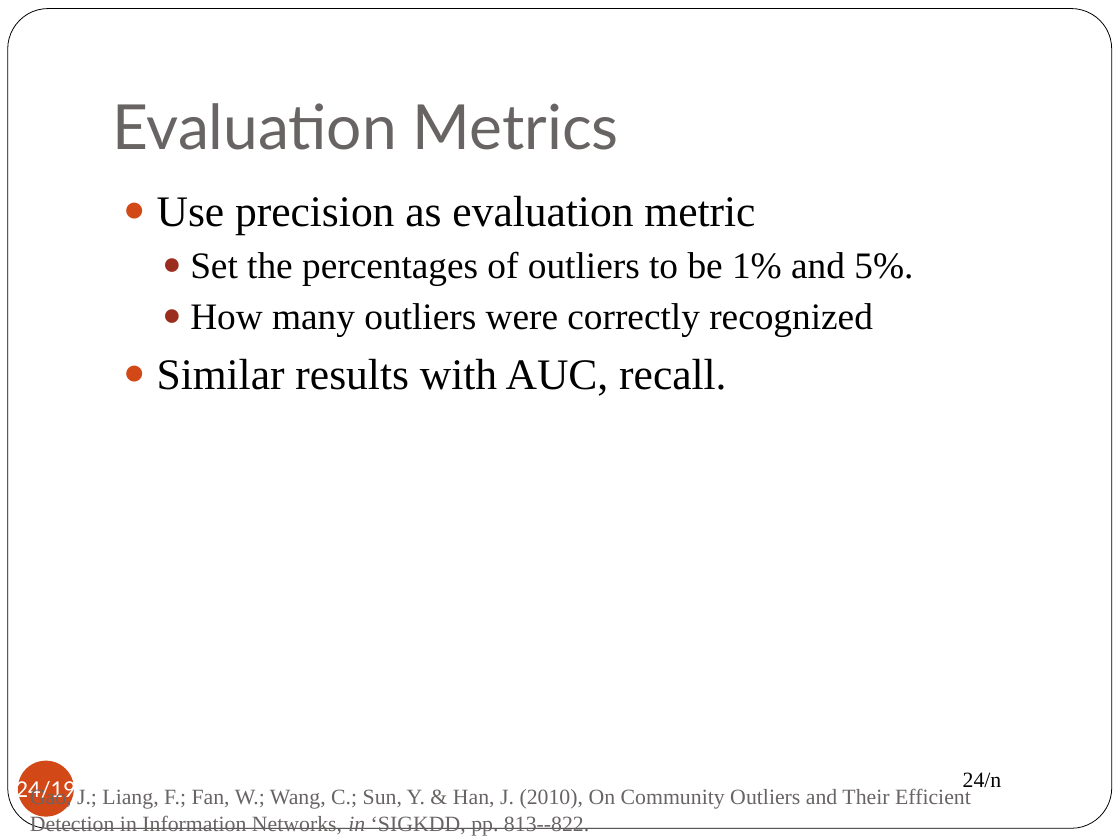
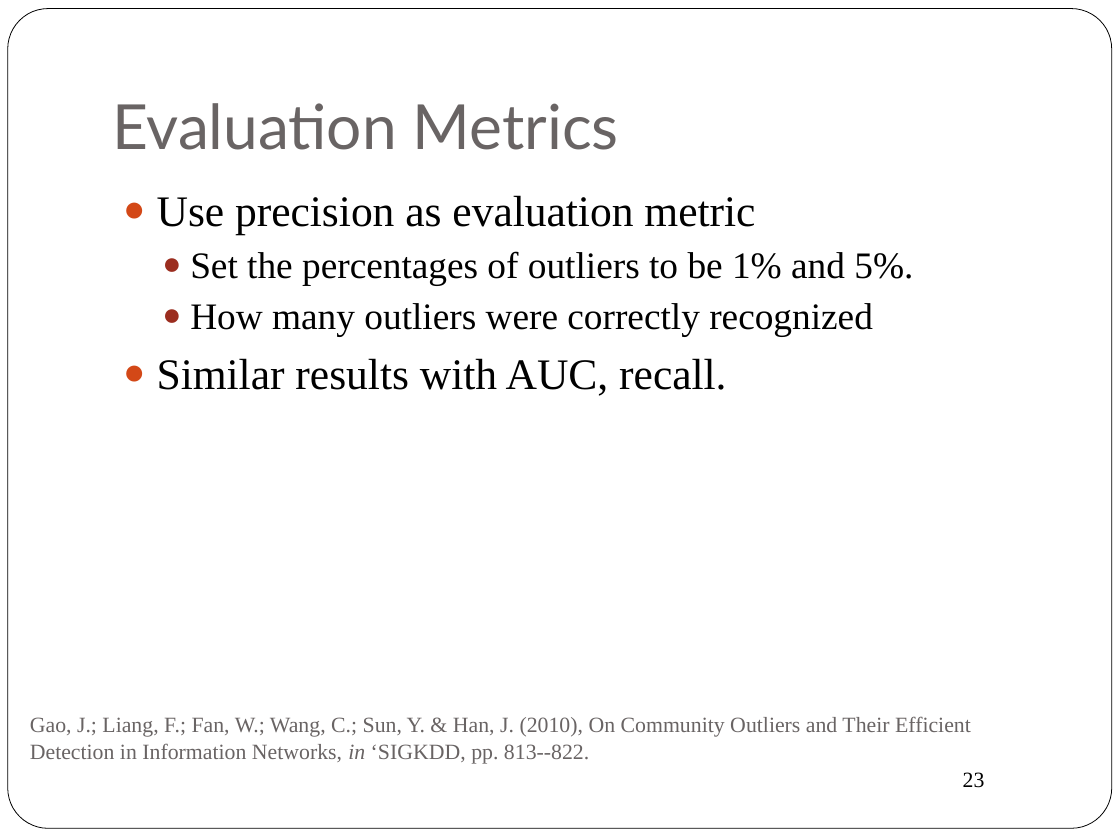
Before and after one commit to oschulte/srl-tutorial-slides, a slide deck: slide 23 of ch6-anomaly.pptx (slide 24 before the commit). Drawn at 1120x840 pixels with LibreOffice and Linux fonts; fonts in the diff are those of the drawing. Boxes give left, top, right and bottom in pixels: in the first picture for what was removed or moved away, otherwise in the second. Text is boxed around its words. In the diff, an @@ line names an element or a change of style, - is before the commit and + after.

```diff
--- a/ch6-anomaly.pptx
+++ b/ch6-anomaly.pptx
@@ text "Gao, J.; Liang, F.; Fan, ...": place and size @@
-text "Gao, J.; Liang, F.; Fan, ..." at [30,788,971,836]
+text "Gao, J.; Liang, F.; Fan, ..." at [30,716,971,764]
@@ page number removed at [18,760,74,816] @@
-24/19
@@ page number at [963,772,985,788]: text changed @@
-24/n
+23
```
Also in this commit, not shown: 19 other slides changed, 2 slides added, 4 slides removed.
